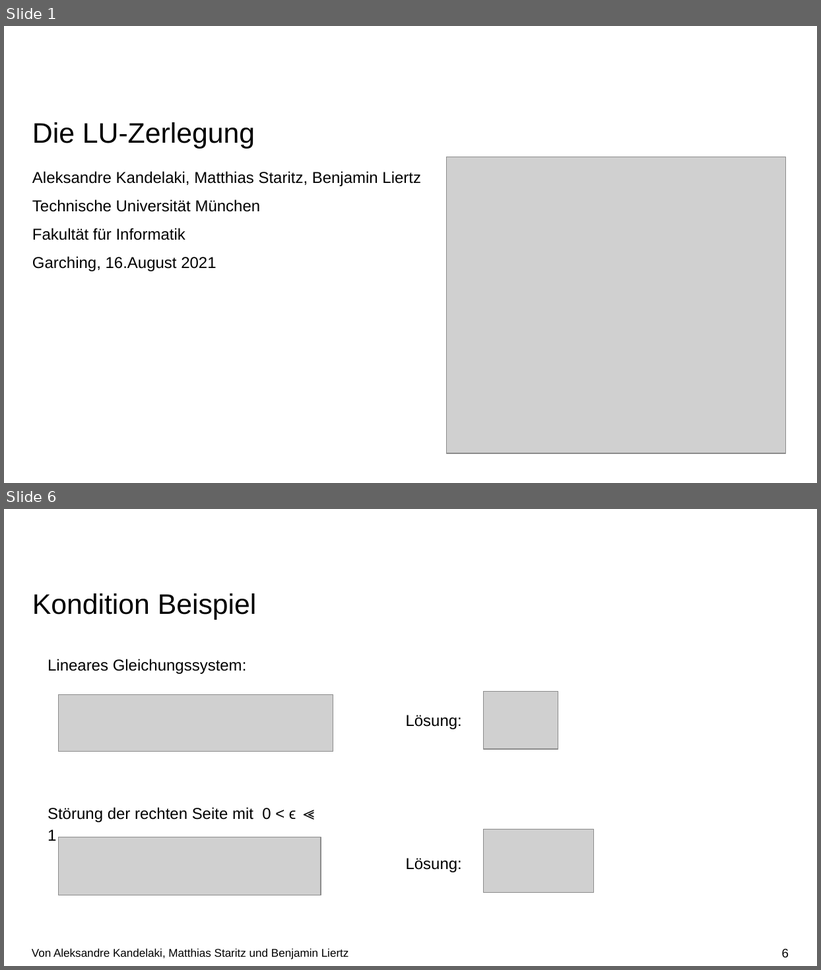
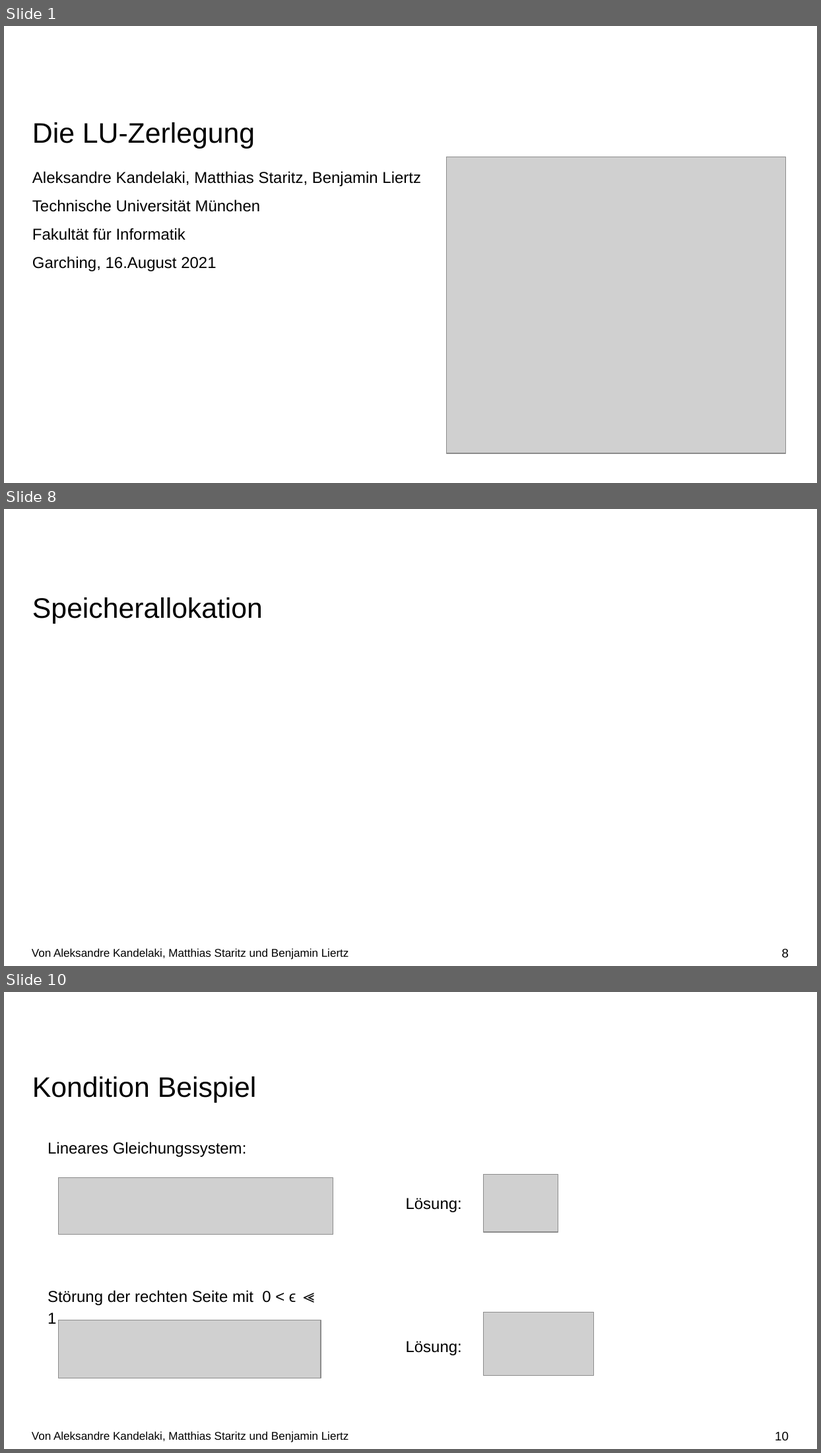
Before and after one commit to kandelak/ludecomposition, a slide deck: Vortrag/LU-Zerlegung.pptx. Shown one above the other, each under a label of ours: slides 1 and 6 before the commit, slides 1, 8 and 10 after it; the slides between them are not shown. The pictures are 821x970 and 821x1453 pixels, drawn with LibreOffice and Linux fonts; fonts in the diff are those of the drawing; grey boxes stand for pictures; background and template pictures are left out. Boxes give left, top, right and bottom in pixels: in the first picture for what was removed or moved away, otherwise in the second. Text is boxed around its words. In the diff, an @@ line names an element or a change of style, - is before the commit and + after.

```diff
--- a/Vortrag/LU-Zerlegung.pptx
+++ b/Vortrag/LU-Zerlegung.pptx
@@ slide 8 added at <box>4,509,817,966</box>, background #FFFFFF @@
@@ title added at <box>32,597,263,624</box>, 25 pt, text #000000 @@
+Speicherallokation
@@ text added at <box>32,949,349,960</box>, 10 pt, text #000000 @@
+Von Aleksandre Kandelaki, Matthias Staritz und Benjamin Liertz
@@ page number added at <box>782,949,789,958</box>, 11 pt, text #000000 @@
+8
@@ what was slide 6 is now slide 10 @@
@@ page number at <box>775,1432,789,1441</box>: text changed @@
-6
+10
```
Also in this commit, not shown: 4 slides changed, 3 other slides added.
